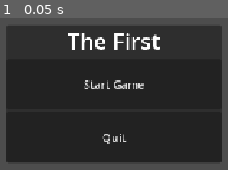
Above: before the commit, frame 1.
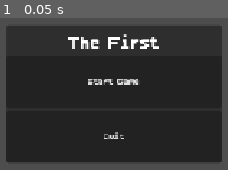
Above: after the commit, the same moment.

Repository: HiimError/the-first
Game: Godot game, scene res://UI/MainMenu/MainMenu.tscn
Two runs of this game, one before a commit and one after it. Both use one fixed random seed, a clock stepped at 60 frames per second and the inputs below. The project has no main scene, so this scene is started directly.
Inputs:
- Up to frame 1 (0.05 s): no input

The runs differ from the first frame. In frame 1, 3.9% of the frame differs, in the area x 29-71%, y 9-83%.

Commit message:
Theme Setup

Diff:
--- /dev/null
+++ b/Themes/GlobalTheme.tres
@@ -0,0 +1,3 @@
+[gd_resource type="Theme" format=3 uid="uid://155iiowjf5pm"]
+
+[resource]
--- /dev/null
+++ b/game.gd
@@ -0,0 +1 @@
+extends Node2D
--- a/game.tscn
+++ b/game.tscn
@@ -1,3 +1,6 @@
 [gd_scene format=3 uid="uid://wv6d8dsqneyr"]
 
+[ext_resource type="Script" uid="uid://cnl7kjx2g6k0p" path="res://game.gd" id="1_80nbo"]
+
 [node name="Game" type="Node2D" unique_id=1731554384]
+script = ExtResource("1_80nbo")
--- a/project.godot
+++ b/project.godot
@@ -23,6 +23,10 @@
 
 project/assembly_name="The First"
 
+[gui]
+
+theme/custom_font="uid://cc8y0u1vjkuu4"
+
 [physics]
 
 3d/physics_engine="Jolt Physics"
Binary file added: Art/UI/Panel1.png
Not shown, added: Art/UI/Panel1.png.import
Binary file added: Fonts/BoldsPixels.ttf
Not shown, added: Fonts/BoldsPixels.ttf.import
Not shown, added: game.gd.uid
